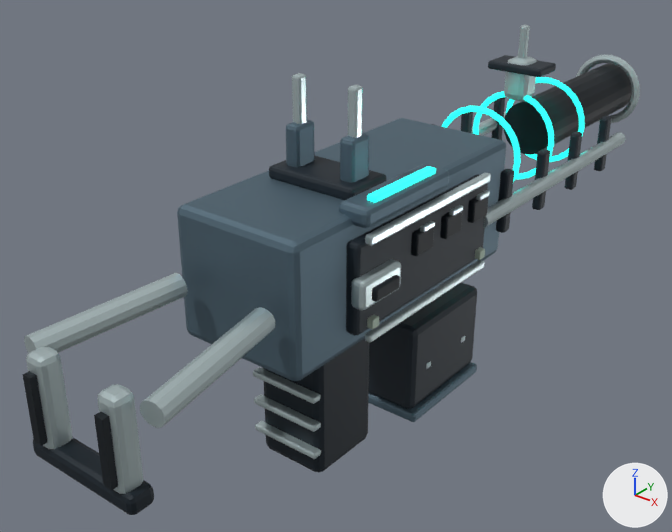
The glTF model godot/first_person/art/weapon-0.glb as it was, and as the next commit left it.
Rendered twice from a camera (50 mm lens) standing at (0.626, -0.701, 0.439) and looking at (-0.081, 0.182, -0.109). Every picture has the same lights, and +X, +Y and +Z are marked at lower right. The older version comes first. Where no turn or scale is listed for an object, it has been applied to the vertices. Vertices at exactly the same position are counted once.

In view in the first picture: 'barrel-assembly-cavity', 'body-cavity', 'body-dark', 'body-glow', 'body-light', 'body-rubber', 'body-trim', 'bolt-trim', 'feed-dark', 'feed-light' and 3 more.
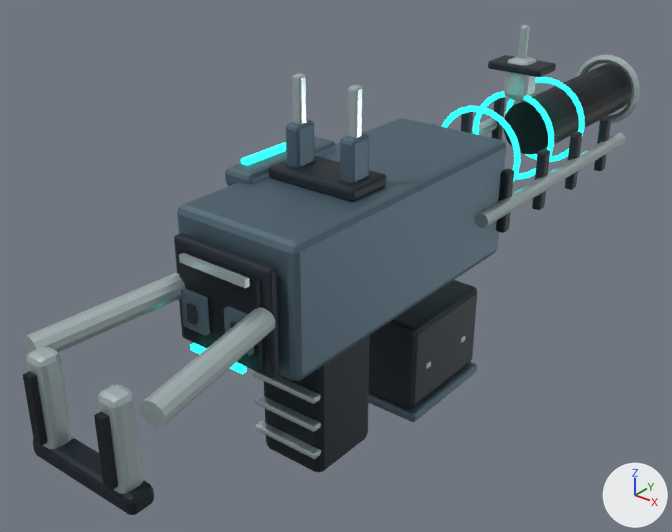
Where the newer file only moved an object's origin or applied its transform, the numbers keep the older frame.

Boxes (x1, y1, x2, y2) around the edits, measured in the pictures (672 x 532 px; the box of a moved part takes in the faces that stretch with it):
'body-dark', reshaped: before (269, 55, 611, 335); after (174, 55, 611, 378)
'body-cavity', reshaped, moved: before (22, 197, 488, 491); after (22, 249, 263, 491)
'body-glow', reshaped (81% wider, 135% taller): before (367, 77, 585, 203); after (190, 77, 585, 375)
part 1 of me_cube_006, added (black): after (178, 249, 263, 368)
part 2 of me_cube_002, moved or reshaped (not visible afterwards): before (346, 174, 488, 335)
part 3 of me_cube_002, added: after (186, 303, 197, 324)
part 4 of me_cube_002, added: after (174, 233, 280, 378)
part 5 of me_cube_015, moved or reshaped: before (367, 166, 436, 203); after (241, 142, 286, 165)
part 6 of me_cube_015, added: after (190, 343, 247, 375)
part 7 of me_cube_001, moved or reshaped: before (339, 164, 449, 228); after (225, 136, 335, 186)
part 8 of me_cube_001, added (blue): after (180, 288, 210, 336)
part 9 of me_cube_004, moved or reshaped (not visible afterwards): before (365, 172, 491, 246)
part 10 of me_cube_004, moved or reshaped (not visible afterwards): before (365, 260, 485, 342)
part 11 of me_cube_004, moved or reshaped (not visible afterwards): before (476, 190, 490, 200)
part 12 of me_cube_004, moved or reshaped (not visible afterwards): before (449, 205, 463, 216)
part 13 of me_cube_004, moved or reshaped (not visible afterwards): before (420, 221, 435, 232)
part 14 of me_cube_004, added: after (179, 253, 250, 288)
part 15 of me_cube_028, moved or reshaped (not visible afterwards): before (351, 259, 401, 310)

What changed in the scene script:
```text
Change me_cube_006:
    remove me_cube_006.from_pydata(...)  # 408 vertices, 780 faces; spans x -0.163..0.005, y -0.535..0.017, z -0.112..0.031
    add me_cube_006.from_pydata(...)  # 416 vertices, 792 faces; spans x -0.005..0.163, y -0.535..0.017, z -0.112..0.031
    me_cube_006 part 1: a new loose piece, a box spanning x 0.049..0.161, y -0.339..-0.333, z -0.081..0.019, in mat_cavity (black #09151d)
    other edits to the shape of me_cube_006 do not show in these pictures
Change me_cube_002:
    remove me_cube_002.from_pydata(...)  # 672 vertices, 1296 faces; spans x -0.097..0.102, y -0.17..0.509, z -0.116..0.069
    add me_cube_002.from_pydata(...)  # 744 vertices, 1428 faces; spans x -0.102..0.097, y -0.244..0.509, z -0.133..0.069
    me_cube_002 part 2: the loose piece of 56 vertices spanning x 0.084..0.102, y -0.13..0.136, z -0.116..-0.008 is moved by (-0.186, 0.0, 0.0)
    me_cube_002 part 3: a new loose piece, a box spanning x -0.037..-0.027, y -0.2445..-0.2395, z -0.0945..-0.0735, in mat_dark (dark blue #202b34)
    me_cube_002 part 4: a new loose piece of 56 vertices spanning x -0.068..0.068, y -0.229..-0.215, z -0.133..-0.008, in mat_dark (dark blue #202b34)
    other edits to the shape of me_cube_002 do not show in these pictures
Change me_cube_015:
    remove me_cube_015.from_pydata(...)  # 632 vertices, 1260 faces; spans x -0.159..0.006, y -0.058..0.521, z -0.137..0.004
    add me_cube_015.from_pydata(...)  # 640 vertices, 1272 faces; spans x -0.188..-0.023, y -0.205..0.521, z -0.162..0.004
    me_cube_015 part 5: the loose piece of 56 vertices spanning x -0.006..0.006, y -0.058..0.058, z -0.004..0.004 is moved by (-0.182, 0.0, 0.0)
    me_cube_015 part 6: a new loose piece, a box spanning x -0.13..-0.052, y -0.205..-0.199, z -0.1615..-0.1545, in mat_glow (cyan #21d9c7, glowing cyan #29ffea)
Change me_cube_001:
    remove me_cube_001.from_pydata(...)  # 224 vertices, 432 faces; spans x -0.085..0.103, y -0.21..0.21, z -0.08..0.143
    add me_cube_001.from_pydata(...)  # 240 vertices, 456 faces; spans x -0.103..0.085, y -0.24..0.21, z -0.08..0.143
    me_cube_001 part 7: the loose piece of 56 vertices spanning x 0.063..0.103, y -0.117..0.043, z 0.068..0.091 is moved by (-0.166, 0.0, 0.0)
    me_cube_001 part 8: a new loose piece, a box spanning x -0.049..-0.015, y -0.2405..-0.2335, z -0.0415..0.0015, in mat_light (blue #617886)
    other edits to the shape of me_cube_001 do not show in these pictures
Change me_cube_004:
    remove me_cube_004.from_pydata(...)  # 1096 vertices, 2116 faces; spans x -0.211..0.01, y -0.428..0.712, z -0.272..0.139
    add me_cube_004.from_pydata(...)  # 1104 vertices, 2128 faces; spans x -0.218..0.003, y -0.428..0.712, z -0.272..0.139
    me_cube_004 part 9: the loose piece of 56 vertices spanning x -0.004..0.004, y -0.121..0.121, z -0.005..0.005 is moved by (-0.208, 0.0, 0.0)
    me_cube_004 part 10: the loose piece of 56 vertices spanning x -0.004..0.005, y -0.121..0.121, z -0.12..-0.111 is moved by (-0.21, 0.0, 0.0)
    me_cube_004 part 11: the loose piece of 56 vertices spanning x 0.004..0.01, y 0.089..0.111, z -0.019..-0.013 is moved by (-0.222, 0.0, 0.0)
    me_cube_004 part 12: the loose piece of 56 vertices spanning x 0.004..0.01, y 0.029..0.051, z -0.019..-0.013 is moved by (-0.222, 0.0, 0.0)
    me_cube_004 part 13: the loose piece of 56 vertices spanning x 0.004..0.01, y -0.031..-0.009, z -0.019..-0.013 is moved by (-0.222, 0.0, 0.0)
    me_cube_004 part 14: a new loose piece, a box spanning x -0.151..-0.057, y -0.245..-0.239, z -0.0235..-0.0145, in mat_trim (light grey #c5d6d8)
Change me_cube_028:
    remove me_cube_028.from_pydata(...)  # 112 vertices, 216 faces; spans x -0.009..0.046, y -0.153..0.065, z -0.023..0.017
    add me_cube_028.from_pydata(...)  # 112 vertices, 216 faces; spans x -0.184..0.009, y -0.153..0.065, z -0.023..0.017
    me_cube_028 part 15: the loose piece of 56 vertices spanning x 0.028..0.046, y -0.153..-0.082, z -0.023..0.011 is moved by (-0.212, 0.0, 0.0)
Change ob_body_cavity:
    ob_body_cavity.location: (0.105, 0.225, 0.009) -> (-0.105, 0.225, 0.009)
```
